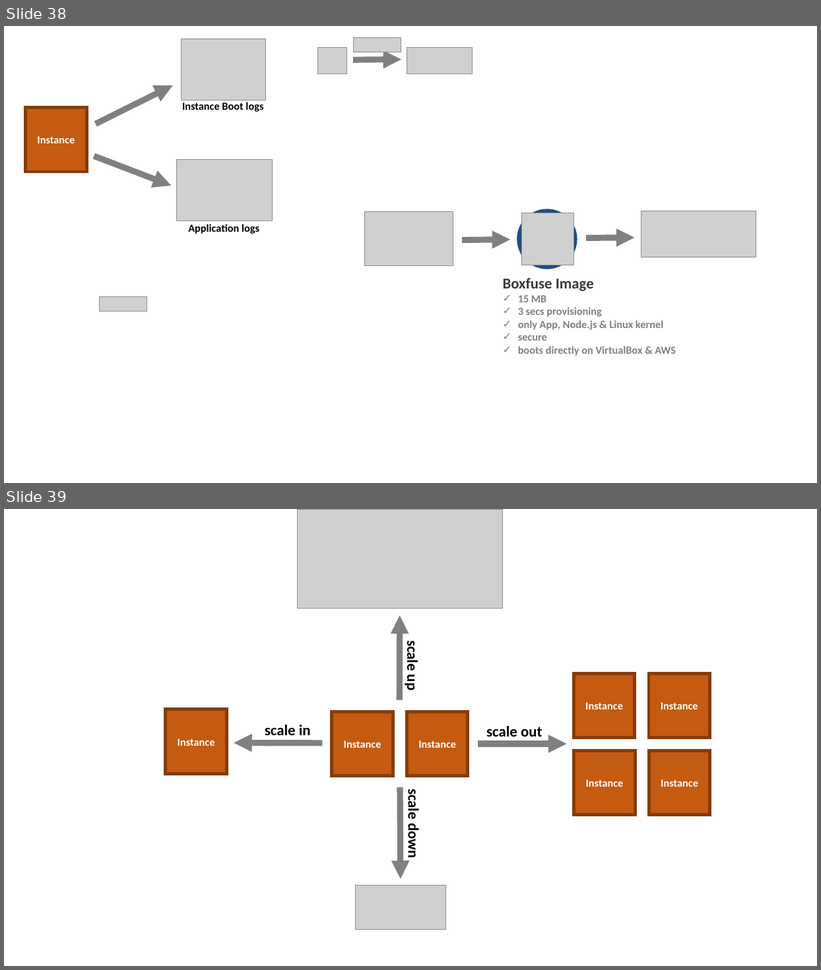
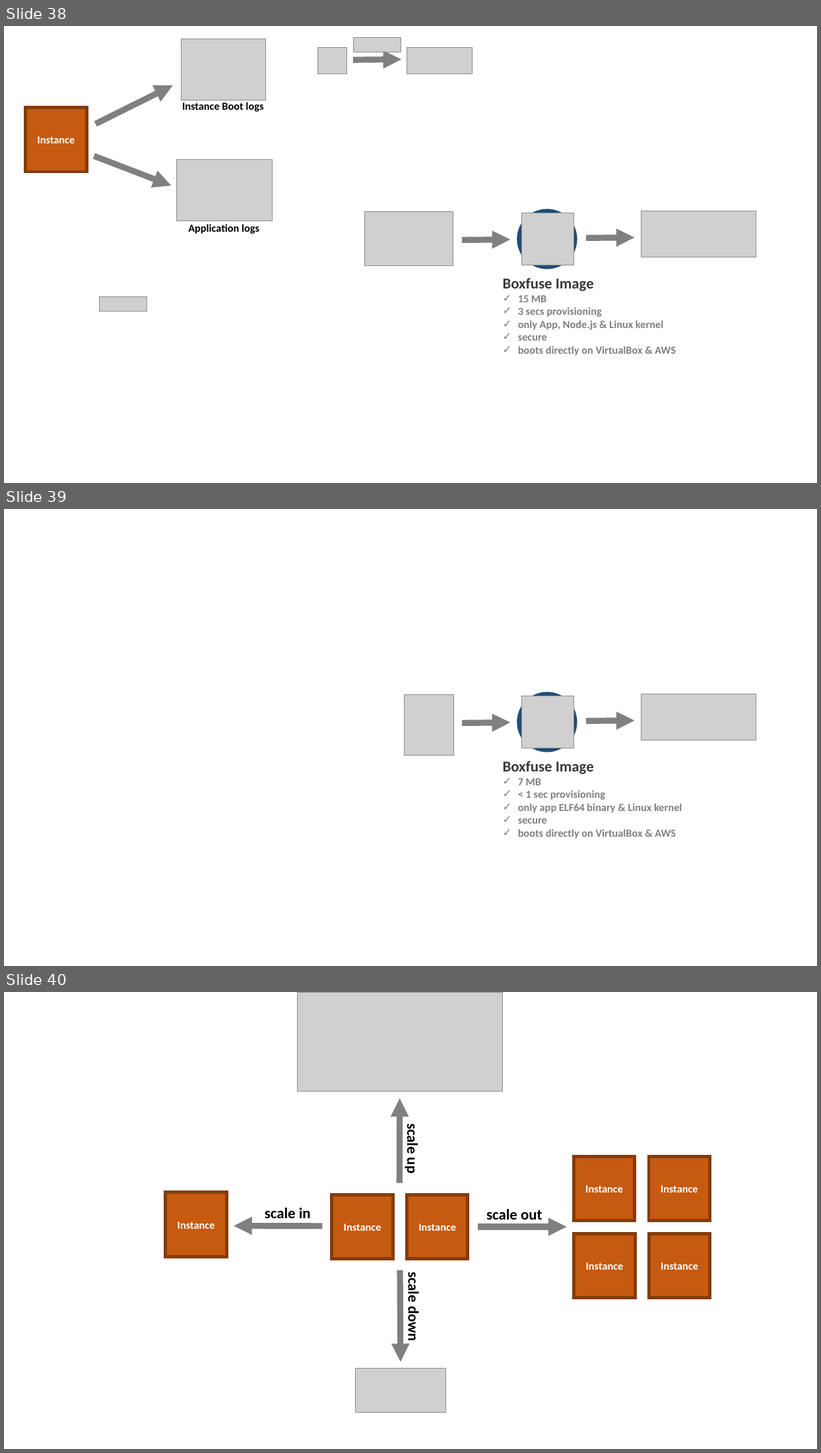
Before and after one commit to flyway/boxfuse.com, a slide deck: _sources/GettingStarted.pptx. Shown one above the other, each under a label of ours: slides 38 and 39 before the commit, slides 38, 39 and 40 after it. The pictures are 821x970 and 821x1453 pixels, drawn with LibreOffice and Linux fonts; fonts in the diff are those of the drawing; grey boxes stand for pictures. Boxes give left, top, right and bottom in pixels: in the first picture for what was removed or moved away, otherwise in the second. Text is boxed around its words. In the diff, an @@ line names an element or a change of style, - is before the commit and + after.

```diff
--- a/_sources/GettingStarted.pptx
+++ b/_sources/GettingStarted.pptx
@@ slide 39 added at (4, 509, 817, 966), background #FFFFFF @@
@@ picture added at (404, 695, 453, 755) @@
@@ ellipse added at (519, 694, 575, 750), fill #2E75B6, outline #1F4E79 9 pt @@
@@ picture added at (521, 696, 574, 748) @@
@@ picture added at (641, 694, 756, 740) @@
@@ arrow added from (461, 723) to (510, 723), #808080 11.25 pt @@
@@ arrow added from (586, 721) to (634, 721), #808080 11.25 pt @@
@@ text added at (503, 761, 682, 839), 20 pt, text #808080, bold @@
+Boxfuse Image
+✓ 7 MB
+✓ < 1 sec provisioning
+✓ only app ELF64 binary & Linux kernel
+✓ secure
+✓ boots directly on VirtualBox & AWS
@@ what was slide 39 is now slide 40 @@
```
Also in this commit, not shown: 2 other files.
